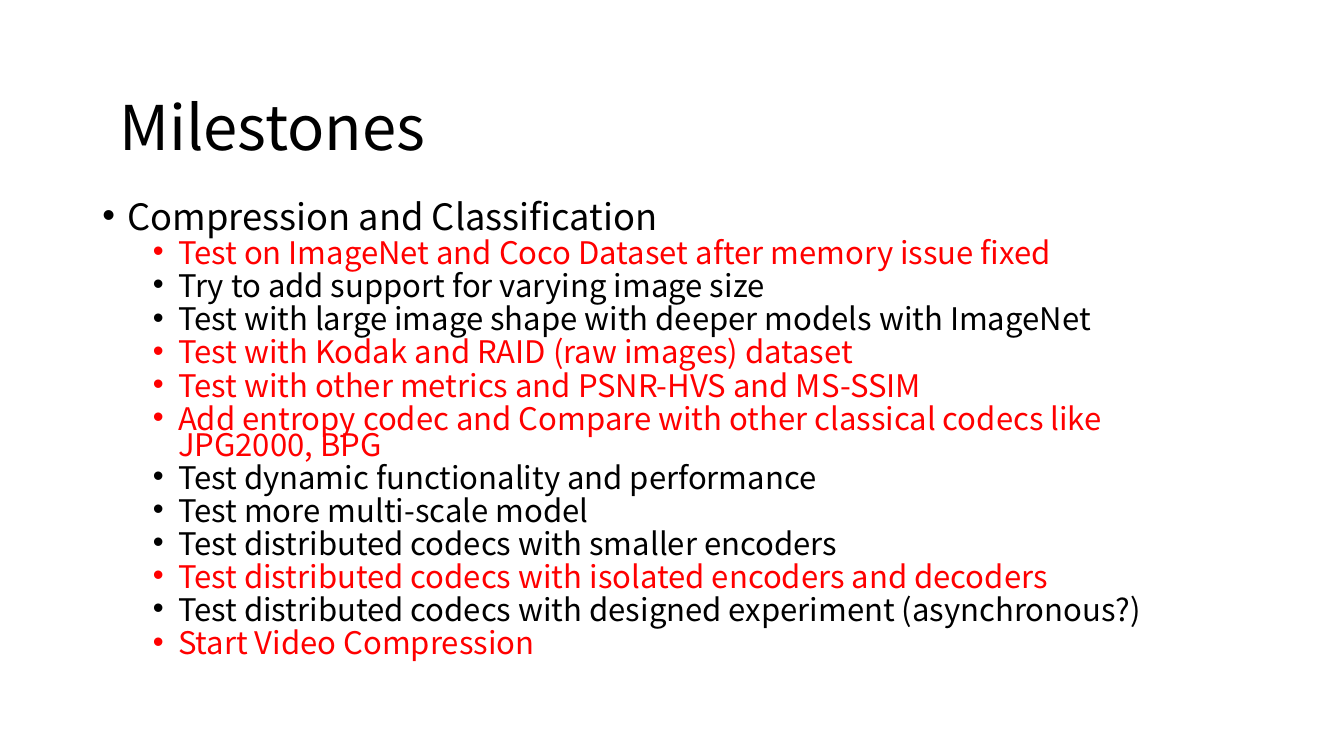
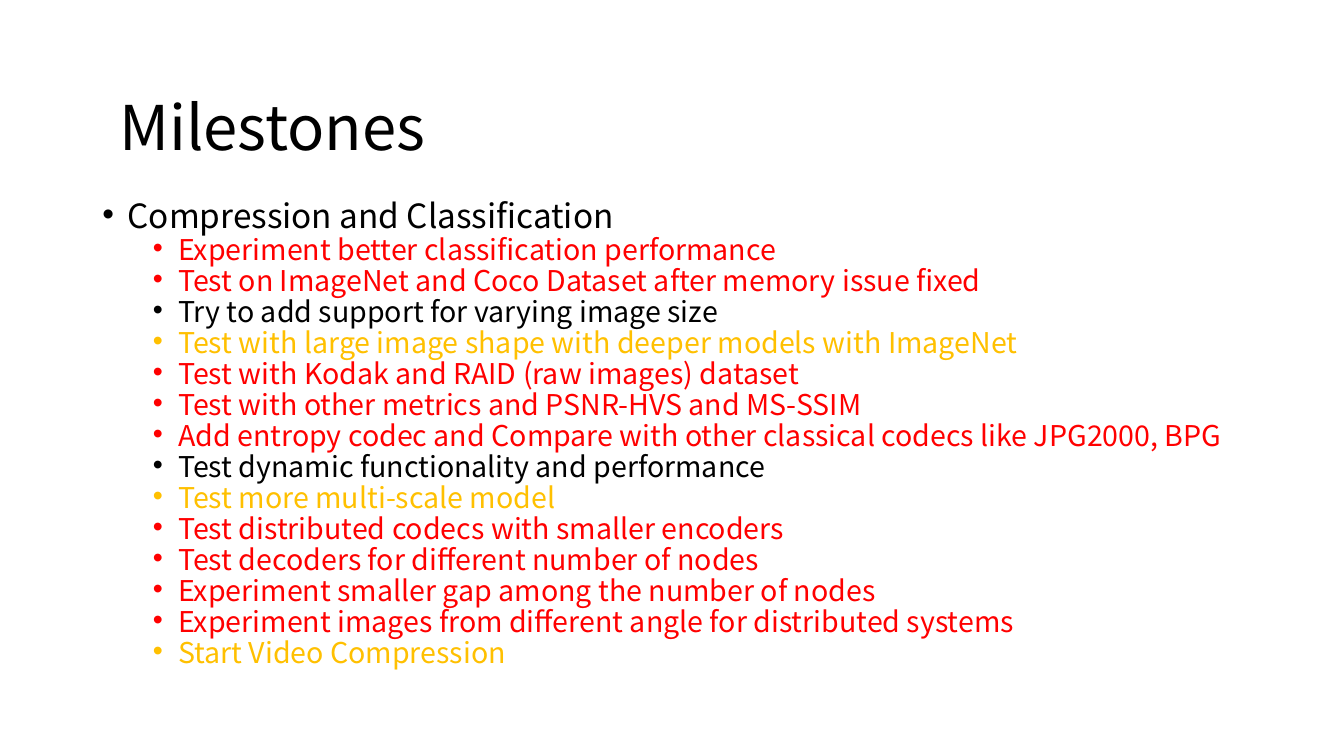
Before and after one commit to diaoenmao/Research, a slide deck: slide 32 of doc/Report/Oct 31 2018.pptx. Drawn at 1344x756 pixels with LibreOffice and Linux fonts; fonts in the diff are those of the drawing. Boxes give left, top, right and bottom in pixels: in the first picture for what was removed or moved away, otherwise in the second. Text is boxed around its words. In the diff, an @@ line names an element or a change of style, - is before the commit and + after.

```diff
--- a/doc/Report/Oct 31 2018.pptx
+++ b/doc/Report/Oct 31 2018.pptx
@@ text at (128, 201, 1222, 670): size 25.9 to 23.8 pt in "Compression and Classification"; size 22.2 to 20.4 pt in "Test on ImageNet and Coco Dataset after ...", "Try to add support for varying image ...", "Test with large image shape with deeper ...", "Test with Kodak and RAID (raw images) ..." and 6 more places; text colour #000000 to #FFC000 in "Test with large image shape with deeper ...", "Test more multi-scale model"; text colour #000000 to #FF0000 in "Test distributed codecs with smaller encoders"; text colour #FF0000 to #FFC000 in "Start Video Compression" @@
@@ text at (178, 231, 777, 267): paragraph added @@
+  • Experiment better classification performance
@@ text at (178, 547, 1014, 639): text changed; size 22.2 to 20.4 pt; text colour #000000 to #FF0000 @@
-  • Test distributed codecs with isolated encoders and decoders
-  • Test distributed codecs with designed experiment (asynchronous?)
+  • Test decoders for different number of nodes
+  • Experiment smaller gap among the number of nodes
+  • Experiment images from different angle for distributed systems
```
Also in this commit, not shown: 1 other slide changed, 2 other files.
